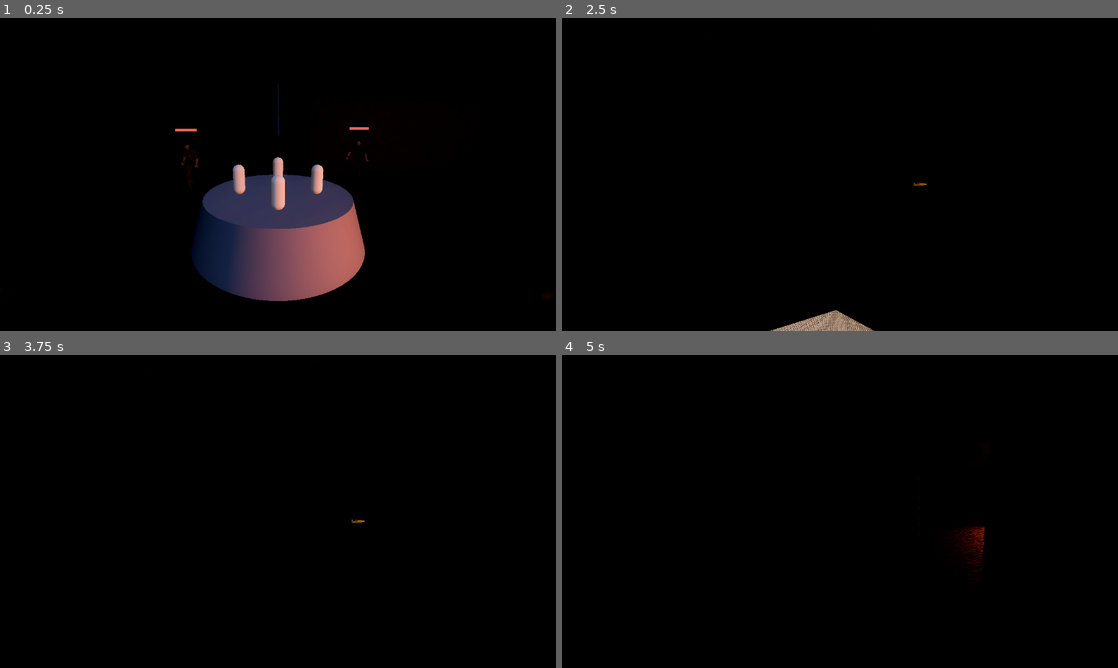
Above: before the commit, frames 1-4 (two rows, left to right).
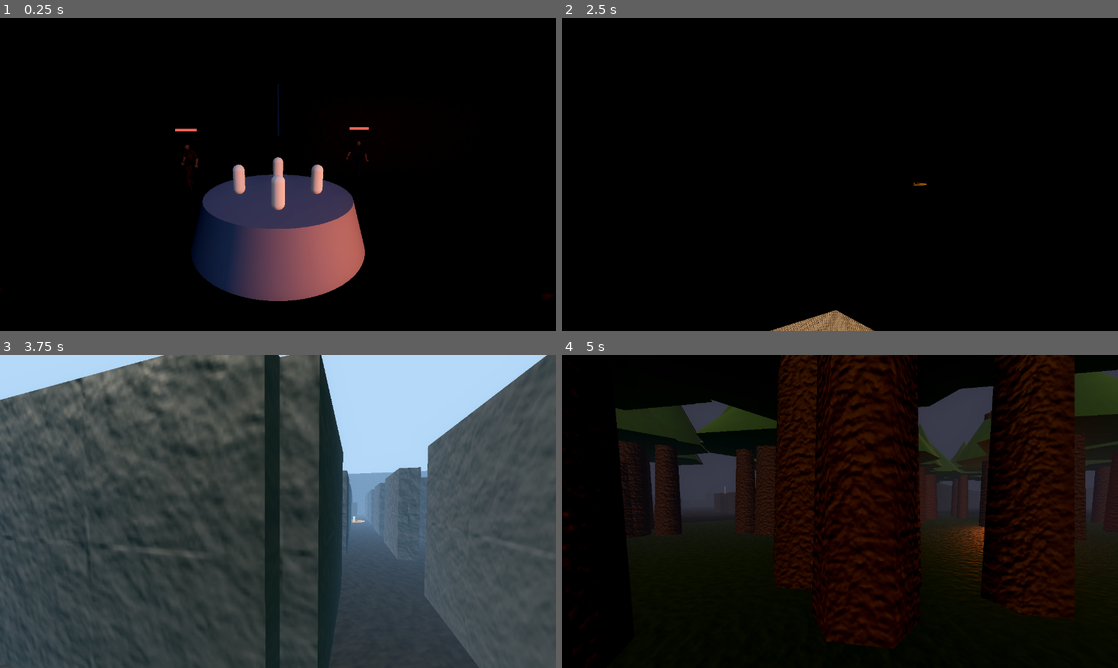
Above: after the commit, the same moments.

Repository: mironbagimov-source/Wolf
Game: Godot game, scene res://tests/shot.tscn
Same seed, same stepped clock (60 frames per second), same inputs: the game is played once before the commit and once after it. This scene is started directly instead of the project's main scene.
Inputs (mouse positions are in pixels of both pictures, inside the frame that each line leads up to):
- Up to frame 1 (0.25 s): no input
- Up to frame 2 (2.5 s): tap Enter at 0.5, 2 s; move the mouse to (962, 158) at 0.52 s; hold D (move_right) 0.53-1.28 s; hold Ctrl (crouch) 0.53-1.28 s; click (962, 158) at 0.67 s; tap Space (struggle) at 1.25 s; move the mouse to (728, 190) at 1.27 s; hold S (move_back) 1.28-2.03 s; tap G (drop) at 1.35 s; move the mouse to (895, 105) at 2.02 s; hold D (move_right) from 2.03 s (still down); tap F (flashlight) at 2.1 s
- Up to frame 3 (3.75 s): move the mouse to (250, 574) at 2.77 s; release D (move_right) at 2.78 s; hold W (move_forward) 2.78-3.53 s; tap E (interact) at 2.85 s; click (250, 574) at 2.92 s; move the mouse to (444, 558) at 3.52 s; hold A (move_left) from 3.53 s (still down); tap Q (power1) at 3.6 s
- Up to frame 4 (5 s): keep holding A (move_left); move the mouse to (673, 464) at 4.27 s; click (673, 464) at 4.35 s

The runs differ from the first frame. In frame 2, 0.5% of the frame differs, in the area x 37-56%, y 93-100%; in frame 3, 100%, in the area x 0-100%, y 0-100%; in frame 4, 38%.

Commit message:
Keyboard look fallback; jungle is daytime, per-zone sun and sky
Look: mouse handling moved to _input so no UI node can eat it, plus arrow
keys now turn the view every frame — so the player can always look around
even if mouse capture never takes on their machine.

Lighting: each zone now carries a sun energy, sun colour and sky colour
that the environment lerps toward on entry. The jungle reads as open
daylight (bright sun, light sky, thin fog) instead of the uniform night;
the village is dusk, the catacombs and old city stay dark. Verified by
render.

Smoke test still green (78).

Co-Authored-By: Claude Opus 5 <noreply@anthropic.com>
Claude-Session: https://claude.ai/code/session_01Qyt78eqF5rs7coKwjQM6Ei

Diff:
--- a/godot/scripts/actor.gd
+++ b/godot/scripts/actor.gd
@@ -336,24 +336,43 @@
 # --- управление игроком ---
 
 const LOOK_SENS := 0.0024
+const KEY_LOOK_SPEED := 2.4    ## обзор стрелками, радиан/сек
 const PITCH_LIMIT := 1.35
 
 
-func _unhandled_input(event: InputEvent) -> void:
+## Мышью — через _input, а не _unhandled_input: так событие не может перехватить
+## ни один элемент интерфейса. Крутим на любое движение, пока курсор не отпущен
+## вручную (режим VISIBLE).
+func _input(event: InputEvent) -> void:
 	if not is_player or not head:
 		return
-	# Взгляд крутим на любое движение мыши, пока курсор не отпущен вручную
-	# (кроме VISIBLE). Раньше требовался строго CAPTURED, и если окно на старте
-	# не получало захват (не в фокусе), обзор молча не работал.
 	if event is InputEventMouseMotion and Input.mouse_mode != Input.MOUSE_MODE_VISIBLE:
 		yaw -= event.relative.x * LOOK_SENS
 		pitch = clampf(pitch - event.relative.y * LOOK_SENS, -PITCH_LIMIT, PITCH_LIMIT)
 		head.rotation.x = pitch
 
 
+## Обзор стрелками — гарантия на случай, если мышь на этой машине не
+## захватывается: повернуться можно всегда, без мыши вообще.
+func player_keyboard_look() -> void:
+	if not is_player or not head:
+		return
+	var turn := (1.0 if Input.is_physical_key_pressed(KEY_RIGHT) else 0.0) \
+		- (1.0 if Input.is_physical_key_pressed(KEY_LEFT) else 0.0)
+	var tilt := (1.0 if Input.is_physical_key_pressed(KEY_DOWN) else 0.0) \
+		- (1.0 if Input.is_physical_key_pressed(KEY_UP) else 0.0)
+	if turn == 0.0 and tilt == 0.0:
+		return
+	var d := get_physics_process_delta_time()
+	yaw -= turn * KEY_LOOK_SPEED * d
+	pitch = clampf(pitch - tilt * KEY_LOOK_SPEED * d, -PITCH_LIMIT, PITCH_LIMIT)
+	head.rotation.x = pitch
+
+
 ## Клавиатура наполняет то же намерение, что и мозг бота, — поэтому движение,
 ## удар и взаимодействие написаны один раз.
 func fill_player_intent() -> void:
+	player_keyboard_look()
 	intent.move = Vector2(
 		Input.get_action_strength("move_right") - Input.get_action_strength("move_left"),
 		Input.get_action_strength("move_forward") - Input.get_action_strength("move_back")
--- a/godot/scripts/match_runner.gd
+++ b/godot/scripts/match_runner.gd
@@ -47,6 +47,7 @@
 var _gate_was_open := false
 var _breach_was_open := false
 var _env: Environment
+var _sun: DirectionalLight3D
 var _level_root: Node3D
 var _actors_root: Node3D
 
@@ -183,11 +184,11 @@
 	environment.environment = _env
 	_level_root.add_child(environment)
 
-	var moon := DirectionalLight3D.new()
-	moon.light_color = Color("6b7a9c")
-	moon.light_energy = 0.75
-	moon.rotation_degrees = Vector3(-50, 30, 0)
-	_level_root.add_child(moon)
+	_sun = DirectionalLight3D.new()
+	_sun.light_color = Color("6b7a9c")
+	_sun.light_energy = 0.8
+	_sun.rotation_degrees = Vector3(-50, 30, 0)
+	_level_root.add_child(_sun)
 
 
 ## Одна плита столкновений на весь мир и по цветному полу на зону. Пол — это
@@ -546,6 +547,13 @@
 	_env.ambient_light_color = _env.ambient_light_color.lerp(region.ambient, blend)
 	_env.ambient_light_energy = lerpf(_env.ambient_light_energy, float(region.energy), blend)
 	_env.fog_density = lerpf(_env.fog_density, float(region.fog), blend)
+	# Небо и солнце тоже тянутся к значениям зоны: в джунглях день, свет тёплый,
+	# небо светлое; в катакомбах — темень.
+	_env.background_color = _env.background_color.lerp(region.sky, blend)
+	_env.fog_light_color = _env.fog_light_color.lerp(region.sky, blend)
+	if _sun:
+		_sun.light_energy = lerpf(_sun.light_energy, float(region.sun), blend)
+		_sun.light_color = _sun.light_color.lerp(region.sun_color, blend)
 	if String(region.id) != region_id:
 		region_id = String(region.id)
 		region_changed.emit(region.title)
--- a/godot/scripts/world_data.gd
+++ b/godot/scripts/world_data.gd
@@ -27,27 +27,32 @@
 	{
 		"id": "neutral", "title": "Перекрёсток", "danger": 0.12,
 		"rect": {"min_x": -32.0, "max_x": 32.0, "min_z": -28.0, "max_z": 30.0},
-		"ambient": Color("2b3346"), "energy": 1.25, "fog": 0.014,
+		"ambient": Color("2b3346"), "energy": 1.3, "fog": 0.014,
+		"sun": 0.8, "sun_color": Color("6b7a9c"), "sky": Color("07080d"),
 	},
 	{
 		"id": "catacombs", "title": "Катакомбы", "danger": 0.72,
 		"rect": {"min_x": -108.0, "max_x": -40.0, "min_z": -40.0, "max_z": 34.0},
 		"ambient": Color("1d2130"), "energy": 0.85, "fog": 0.05,
+		"sun": 0.3, "sun_color": Color("55607e"), "sky": Color("040509"),
 	},
 	{
 		"id": "jungle", "title": "Джунгли", "danger": 0.6,
 		"rect": {"min_x": 40.0, "max_x": 108.0, "min_z": -34.0, "max_z": 40.0},
-		"ambient": Color("233a26"), "energy": 1.0, "fog": 0.038,
+		"ambient": Color("9fb98a"), "energy": 2.7, "fog": 0.012,
+		"sun": 3.0, "sun_color": Color("fff2d6"), "sky": Color("8fb3d9"),
 	},
 	{
 		"id": "village", "title": "Деревня", "danger": 0.66,
 		"rect": {"min_x": -44.0, "max_x": 44.0, "min_z": 38.0, "max_z": 92.0},
-		"ambient": Color("39301f"), "energy": 1.1, "fog": 0.026,
+		"ambient": Color("574833"), "energy": 1.5, "fog": 0.022,
+		"sun": 1.4, "sun_color": Color("d8a066"), "sky": Color("241a17"),
 	},
 	{
 		"id": "oldcity", "title": "Старый город", "danger": 0.5,
 		"rect": {"min_x": -48.0, "max_x": 48.0, "min_z": -92.0, "max_z": -36.0},
-		"ambient": Color("262a3a"), "energy": 1.15, "fog": 0.022,
+		"ambient": Color("262a3a"), "energy": 1.2, "fog": 0.024,
+		"sun": 0.7, "sun_color": Color("6b76a0"), "sky": Color("0a0b12"),
 	},
 ]
 
Not shown, changed: build/windows/Считалка.pck
Not shown, changed: build/Считалка-ИГРА.zip
Not shown, changed: build/Считалка.pck
